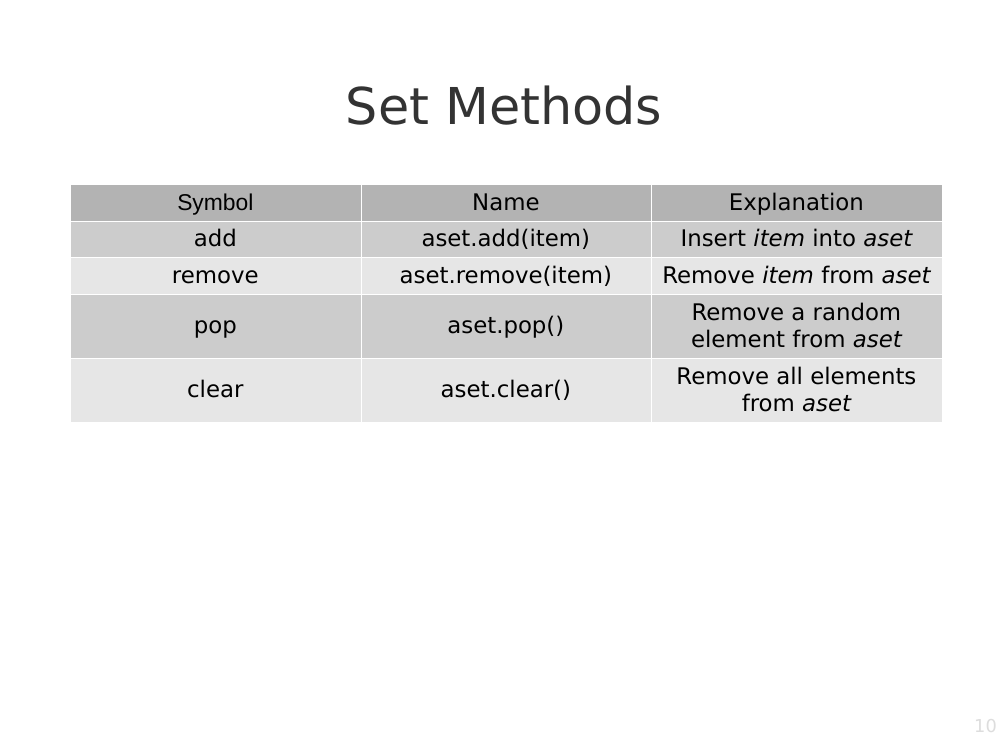
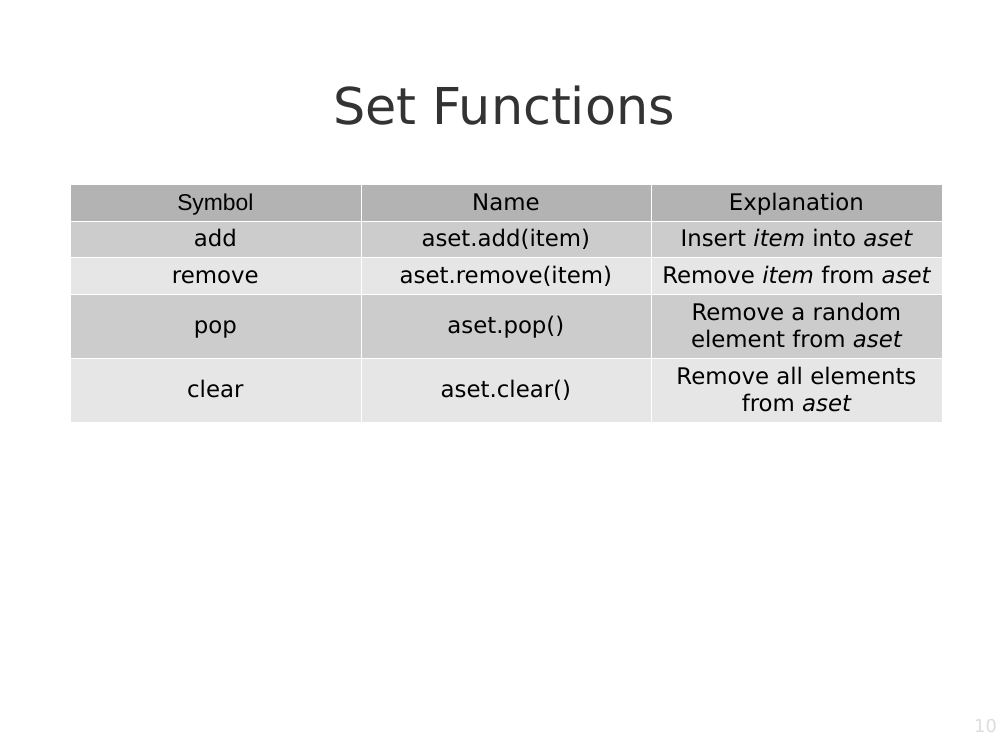
Before and after one commit to PabloMosUU/UssPython, a slide deck: slide 10 of Slides/Unit2.3 Data Structures II Presentation.odp. Drawn at 1008x756 pixels with LibreOffice and Linux fonts; fonts in the diff are those of the drawing; background and template pictures are left out. Boxes give left, top, right and bottom in pixels: in the first picture for what was removed or moved away, otherwise in the second. Text is boxed around its words. In the diff, an @@ line names an element or a change of style, - is before the commit and + after.

Commit message:
get rid of the word method in presentations

```diff
--- a/Slides/Unit2.3 Data Structures II Presentation.odp
+++ b/Slides/Unit2.3 Data Structures II Presentation.odp
@@ title at bbox=[333, 85, 674, 125]: text changed @@
-Set Methods
+Set Functions
```
Also in this commit, not shown: 2 other slides changed, 4 other files.
